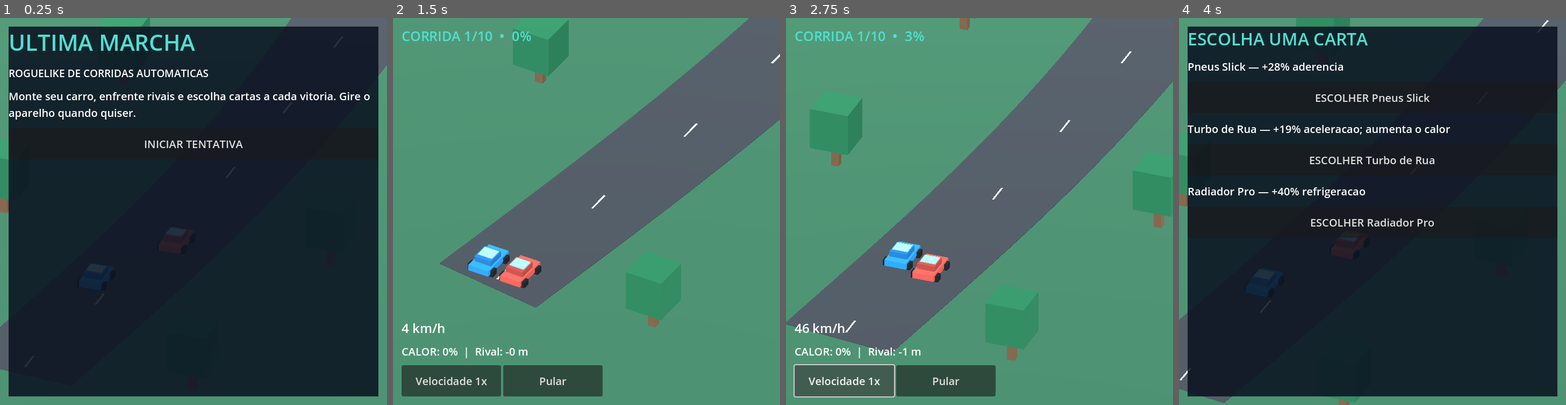
Above: before the commit, frames 1-4 (left to right).
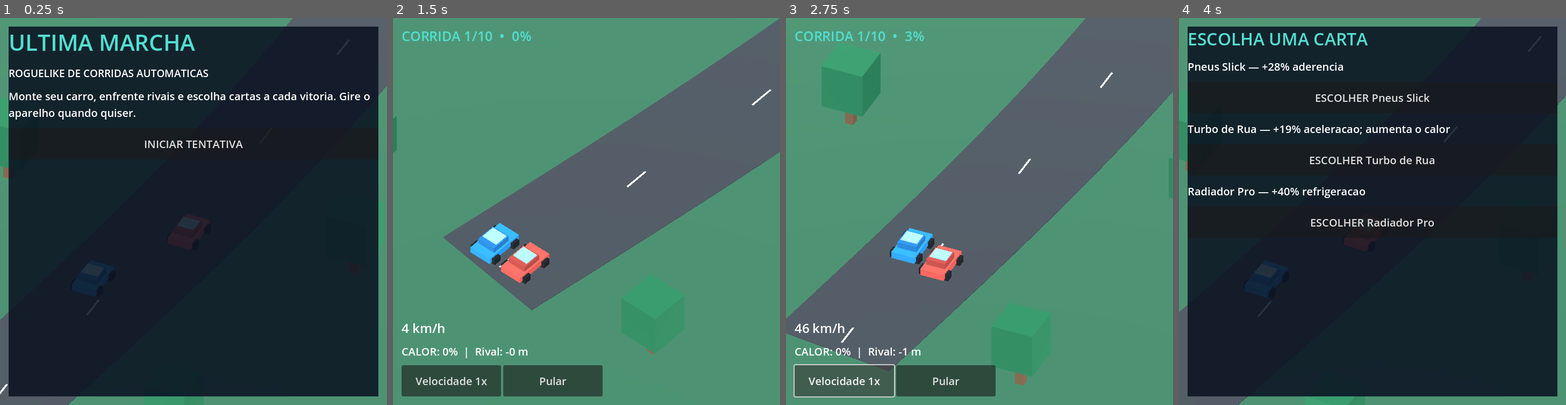
Above: after the commit, the same moments.

Repository: Azidales/Ultima-Marcha
Game: Godot game, scene res://scenes/main.tscn
The game is run twice, just before and just after one commit, with the same random seed, the same clock (stepped at 60 frames per second) and the same inputs.
Inputs:
- Up to frame 1 (0.25 s): no input
- Up to frame 2 (1.5 s): click "INICIAR TENTATIVA" at 0.5 s; click "LARGAR!" at 1.25 s
- Up to frame 3 (2.75 s): click "Velocidade 1x" at 2 s
- Up to frame 4 (4 s): click "Pular" at 2.75 s; click "ESCOLHER CARTA" at 3.5 s

The runs differ from the first frame. In frame 1, 1.2% of the frame differs, in the area x 0-100%, y 0-100%; in frame 2, 9.2%; in frame 3, 11%, in the area x 0-100%, y 0-95%; in frame 4, 1.2%.

Commit message:
fix(camera): adaptive 2.5D framing for portrait and landscape

Diff:
--- /dev/null
+++ b/scripts/camera_framing.gd
@@ -0,0 +1,23 @@
+extends RefCounted
+
+# KEEP_WIDTH lets portrait viewports reveal more track vertically, while
+# widening the world-space framing in landscape. Does not modify race physics.
+static func aspect(view_size: Vector2) -> float:
+	return maxf(view_size.x / maxf(view_size.y, 1.0), 0.2)
+
+static func world_width(view_size: Vector2) -> float:
+	var t: float = clampf((aspect(view_size) - 0.6) / 1.1, 0.0, 1.0)
+	return lerpf(28.0, 46.0, t)
+
+static func offset(view_size: Vector2) -> Vector3:
+	var t: float = clampf((aspect(view_size) - 0.6) / 1.1, 0.0, 1.0)
+	return Vector3(lerpf(16.0, 27.0, t), 34.0, lerpf(36.0, 41.0, t))
+
+static func look_ahead(view_size: Vector2) -> float:
+	return 7.0 if aspect(view_size) < 1.0 else 9.0
+
+static func focus_distance(player_distance: float, rival_distance: float) -> float:
+	var separation: float = absf(player_distance - rival_distance)
+	# Keep both cars framed in duels; favor the player's car in large gaps.
+	var player_priority: float = clampf((separation - 20.0) / 25.0, 0.0, 1.0)
+	return lerpf((player_distance + rival_distance) * 0.5, player_distance, player_priority)
--- a/scripts/main.gd
+++ b/scripts/main.gd
@@ -1,6 +1,7 @@
 extends Node3D
 
 const Race = preload("res://scripts/simulation.gd")
+const Framing = preload("res://scripts/camera_framing.gd")
 const COLORS = {"bg":Color("111927"),"panel":Color("19283b"),"accent":Color("52dfd0"),"white":Color("f5f7fb"),"dim":Color("b1c3d3")}
 const CARDS = [
 	{"name":"Turbo de Rua","slot":"Turbo","type":"part","accel":0.19,"cool":-0.10,"desc":"+19% aceleracao; aumenta o calor"},
@@ -89,10 +90,14 @@
 	rival = _make_car(Color("df524b"))
 	camera = Camera3D.new()
 	camera.projection = Camera3D.PROJECTION_ORTHOGONAL
+	camera.keep_aspect = Camera3D.KEEP_WIDTH
 	camera.current = true
 	add_child(camera)
-	camera.position = Vector3(27,36,45)
-	camera.look_at(_at(15), Vector3.UP)
+	var view_size: Vector2 = get_viewport().get_visible_rect().size
+	var initial_focus: Vector3 = _at(23.0)
+	camera.size = Framing.world_width(view_size)
+	camera.position = initial_focus + Framing.offset(view_size)
+	camera.look_at(initial_focus, Vector3.UP)
 
 func _make_car(color: Color) -> Node3D:
 	var root := Node3D.new()
@@ -120,11 +125,13 @@
 	var b: float = sim.progress_rival if screen=="race" else 28.0
 	player.position = _at(a,-1.8)+Vector3.UP*0.2
 	rival.position = _at(b,1.8)+Vector3.UP*0.2
-	var focus: float = (a+b)*0.5
-	var target := _at(focus)+Vector3(28,40,48)
-	camera.global_position = camera.global_position.lerp(target,minf(1.0,delta*3.0))
-	camera.look_at(_at(focus+13.0), Vector3.UP)
-	camera.size = 32.0 if get_viewport().size.x < get_viewport().size.y else 38.0
+	var view_size: Vector2 = get_viewport().get_visible_rect().size
+	var focus_distance: float = Framing.focus_distance(a, b)
+	var focus_point: Vector3 = _at(focus_distance + Framing.look_ahead(view_size))
+	var target_position: Vector3 = focus_point + Framing.offset(view_size)
+	camera.global_position = camera.global_position.lerp(target_position, minf(1.0, delta * 3.0))
+	camera.look_at(focus_point, Vector3.UP)
+	camera.size = lerpf(camera.size, Framing.world_width(view_size), minf(1.0, delta * 5.0))
 	if screen=="race" and progress_text!=null:
 		progress_text.text = "CORRIDA %d/10  •  %d%%" % [stage,roundi(100.0*minf(1.0,sim.progress_player/Race.LENGTH))]
 		speed_text.text = "%d km/h" % roundi(sim.speed_player*3.6)
--- /dev/null
+++ b/tests/camera_test.gd
@@ -0,0 +1,29 @@
+extends SceneTree
+
+const Framing = preload("res://scripts/camera_framing.gd")
+
+func _initialize() -> void:
+	var portrait := Vector2(691, 1536)
+	var landscape := Vector2(1536, 691)
+	var square := Vector2(720, 720)
+	for view_size in [portrait, landscape, square]:
+		var width: float = Framing.world_width(view_size)
+		var offset: Vector3 = Framing.offset(view_size)
+		if width < 27.0 or width > 47.0 or offset.z <= 0.0:
+			printerr("FAIL camera framing size: ", view_size, " width=", width)
+			quit(1)
+			return
+	if Framing.world_width(landscape) <= Framing.world_width(portrait):
+		printerr("FAIL landscape must reveal more road width")
+		quit(1)
+		return
+	if Framing.focus_distance(10.0, 16.0) != 13.0:
+		printerr("FAIL close duel must center both vehicles")
+		quit(1)
+		return
+	if Framing.focus_distance(10.0, 110.0) != 10.0:
+		printerr("FAIL distant rival should not pull player out of frame")
+		quit(1)
+		return
+	print("PASS: adaptive race camera (portrait / landscape / duel / distant rival)")
+	quit(0)
Not shown, changed: .github/workflows/android.yml
